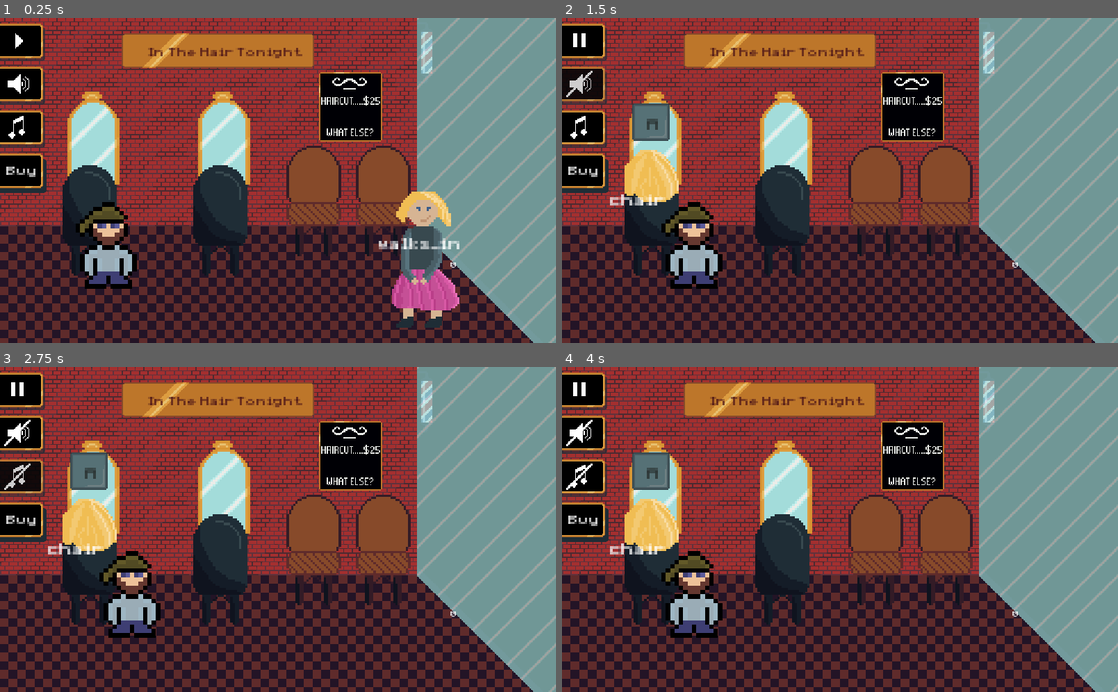
Above: before the commit, frames 1-4 (two rows, left to right).
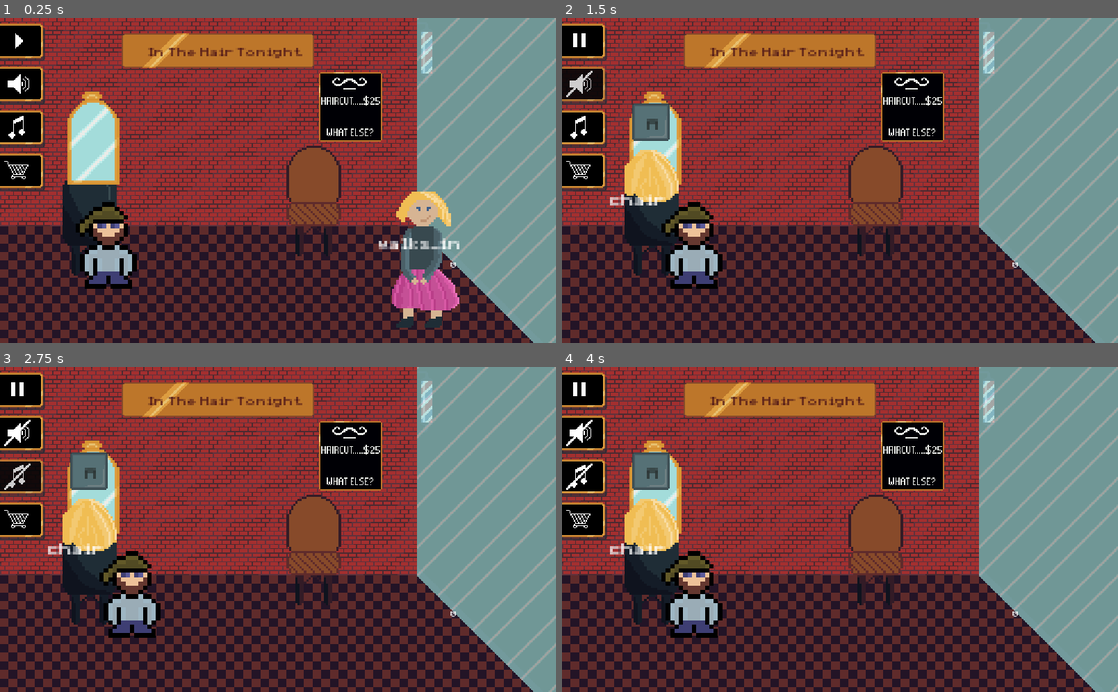
Above: after the commit, the same moments.

Repository: sdelay01/ld51
Game: Godot game, scene res://scenes/Game.tscn
Same seed, same stepped clock (60 frames per second), same inputs: the game is played once before the commit and once after it.
Inputs (mouse positions are in pixels of both pictures, inside the frame that each line leads up to):
- Up to frame 1 (0.25 s): no input
- Up to frame 2 (1.5 s): tap Enter at 0.5 s; move the mouse to (584, 40) at 0.52 s; hold Right (ui_right) 0.53-1.28 s; click (584, 40) at 0.67 s; move the mouse to (584, 83) at 1.27 s; hold Left (ui_left) from 1.28 s (still down); click (584, 83) at 1.42 s
- Up to frame 3 (2.75 s): tap Space at 2 s; move the mouse to (22, 477) at 2.02 s; release Left (ui_left) at 2.03 s; hold Right (ui_right) from 2.03 s (still down); click (22, 477) at 2.17 s
- Up to frame 4 (4 s): tap Enter at 2.75 s; move the mouse to (812, 594) at 2.77 s; click (812, 594) at 2.92 s; tap Space at 3.5 s; move the mouse to (1006, 578) at 3.52 s; release Right (ui_right) at 3.53 s; hold Left (ui_left) from 3.53 s (still down); click (1006, 578) at 3.67 s

The runs differ from the first frame. In frame 1, 6.8% of the frame differs, in the area x 0-74%, y 22-80%; in frame 2, 6.5%; in frame 3, 6.5%; in frame 4, 6.5%.

Commit message:
end of day one

Diff:
--- a/scenes/Blocs/Buy.gd
+++ /dev/null
@@ -1,4 +0,0 @@
-extends Node2D
-
-func setAmount(amount):
-	$Node2D/Label.text = "$" + str(amount)
--- a/scenes/Blocs/Buy.tscn
+++ /dev/null
@@ -1,32 +0,0 @@
-[gd_scene load_steps=4 format=2]
-
-[ext_resource path="res://scenes/Label.tscn" type="PackedScene" id=1]
-[ext_resource path="res://assets/ld51.png" type="Texture" id=2]
-[ext_resource path="res://scenes/Blocs/Money.gd" type="Script" id=3]
-
-[node name="Buy" type="Node2D"]
-position = Vector2( 0, 125 )
-script = ExtResource( 3 )
-
-[node name="Shadow" type="Sprite" parent="."]
-position = Vector2( 23, 17 )
-texture = ExtResource( 2 )
-region_enabled = true
-region_rect = Rect2( 0, 0, 64, 64 )
-
-[node name="BG" type="Sprite" parent="."]
-texture = ExtResource( 2 )
-centered = false
-region_enabled = true
-region_rect = Rect2( 0, 64, 64, 64 )
-
-[node name="Node2D" type="Node2D" parent="."]
-position = Vector2( 0, -17 )
-scale = Vector2( 1.5, 1.5 )
-
-[node name="Label" parent="Node2D" instance=ExtResource( 1 )]
-margin_left = 4.0
-margin_top = 17.0
-margin_right = 44.0
-margin_bottom = 40.0
-text = "Buy"
--- a/scenes/Blocs/Setting.tscn
+++ b/scenes/Blocs/Setting.tscn
@@ -6,6 +6,14 @@
 [sub_resource type="AtlasTexture" id=1]
 atlas = ExtResource( 2 )
 region = Rect2( 0, 192, 32, 32 )
+
+[sub_resource type="AtlasTexture" id=9]
+atlas = ExtResource( 2 )
+region = Rect2( 64, 192, 32, 32 )
+
+[sub_resource type="AtlasTexture" id=10]
+atlas = ExtResource( 2 )
+region = Rect2( 96, 192, 32, 32 )
 
 [sub_resource type="AtlasTexture" id=2]
 atlas = ExtResource( 2 )
@@ -32,6 +40,16 @@
 "frames": [ SubResource( 1 ) ],
 "loop": true,
 "name": "music_on",
+"speed": 5.0
+}, {
+"frames": [ SubResource( 9 ) ],
+"loop": true,
+"name": "buy_off",
+"speed": 5.0
+}, {
+"frames": [ SubResource( 10 ) ],
+"loop": true,
+"name": "buy_on",
 "speed": 5.0
 }, {
 "frames": [ SubResource( 2 ) ],
@@ -83,7 +101,7 @@
 
 [node name="Icon" type="AnimatedSprite" parent="."]
 frames = SubResource( 7 )
-animation = "music_off"
+animation = "buy_off"
 centered = false
 
 [node name="Area2D" type="Area2D" parent="."]
--- a/scenes/Salon.gd
+++ b/scenes/Salon.gd
@@ -15,9 +15,10 @@
 
 var CustomLabel = preload("res://scenes/Label.tscn")
 
-var Buy = preload("res://scenes/Blocs/Buy.tscn")
-var buy
+#var Buy = preload("res://scenes/Blocs/Buy.tscn")
+#var buy
 var Setting = preload("res://scenes/Blocs/Setting.tscn")
+var buyOpen = false
 
 var Customer = preload("res://scenes/Customer.tscn")
 var customers = []
@@ -30,8 +31,10 @@
 var Bulle = preload("res://scenes/Bulle.tscn")
 var bulle
 
+var furnitureNode2D # Node2D for all seats and chairs and mirrors
 var chairs = []
 var seats = []
+var tempObjects = []
 
 var objectives = [
 	"first_haircut",
@@ -55,10 +58,14 @@
 	title.position = Vector2(200, 30)
 	add_child(title)
 
-	add_chair(1)
-	add_chair(2) # TODO when buying
-	add_seat(1)
-	add_seat(2) # TODO when buying
+	furnitureNode2D = Node2D.new()
+	add_child(furnitureNode2D)
+
+	chairs.push_back(add_chair(1, false, furnitureNode2D))
+	add_mirror(1, furnitureNode2D)
+	#add_chair(2) # TODO when buying
+	seats.push_back(add_seat(1, false, furnitureNode2D))
+	#add_seat(2) # TODO when buying
 
 	eugene = Eugene.instance()
 	add_child(eugene)
@@ -69,9 +76,6 @@
 	money.setAmount(moneyAmount)
 	#add_child(money)
 
-	buy = Buy.instance()
-	add_child(buy)
-
 	customersNode = Node2D.new()
 	add_child(customersNode)
 
@@ -85,7 +89,7 @@
 	tuto_completed()
 
 func prepareButtons():
-	var t = ["pause", "sound", "music"]
+	var t = ["pause", "sound", "music", "buy"]
 	var index = 0
 	for butt in t:
 		var button = Setting.instance()
@@ -104,6 +108,23 @@
 
 func trigger_music():
 	emit_signal("toggle_music")
+
+func trigger_buy():
+	if buyOpen:
+		overlay.queue_free()
+		for temp in tempObjects:
+			temp.queue_free()
+		tempObjects = []
+	else:
+		overlay = Overlay.instance()
+		overlay.modulate.a = 0.8
+		add_child(overlay)
+		if chairs.size() == 1:
+			tempObjects.push_back(add_mirror(2, overlay))
+			tempObjects.push_back(add_chair(2, true, overlay))
+		if seats.size() == 1:
+			tempObjects.push_back(add_seat(2, true, overlay))
+	buyOpen = !buyOpen
 
 func open_overlay():
 	overlay = Overlay.instance()
@@ -138,7 +159,6 @@
 	add_child(counter)
 	add_customer()
 	prepareButtons()
-
 
 func on_counter_timeout():
 	add_customer()
@@ -215,18 +235,57 @@
 		if s.isFree: return s
 	return false
 
-func add_chair(rank):
+func add_chair(_rank, _withPriceTag, _parent):
+	var c = Chair.instance()
+	_parent.add_child(c)
+	c.position = Vector2(_rank * 120 - 100, 120)
+	if _withPriceTag:
+		var priceTag = add_price("$150", Vector2(0,0), "chair")
+		c.add_child(priceTag)
+	return c
+
+func add_mirror(_rank, _parent):
 	var m = Mirror.instance()
-	add_child(m)
-	m.position = Vector2(rank * 120 - 100, 60)
-
-	var c = Chair.instance()
-	add_child(c)
-	c.position = Vector2(rank * 120 - 100, 120)
-	chairs.push_back(c)
-
-func add_seat(rank):
+	_parent.add_child(m)
+	m.position = Vector2(_rank * 120 - 100, 60)
+	return m
+
+func add_seat(_rank, _withPriceTag, _parent):
 	var s = Seat.instance()
-	s.position = Vector2(160 + rank * 64, 100)
-	add_child(s)
-	seats.push_back(s)
+	s.position = Vector2(160 + _rank * 64, 100)
+	_parent.add_child(s)
+	if _withPriceTag:
+		var priceTag = add_price("$100", Vector2(0,0), "seat")
+		s.add_child(priceTag)
+	return s
+
+func add_price(_text, _pos, _type):
+	var cl = CustomLabel.instance()
+	var n2 = Node2D.new()
+	n2.add_child(cl)
+	cl.text = _text
+	n2.position = _pos
+	n2.add_child(add_buying_click(_type))
+	return n2
+
+func add_buying_click(_type):
+	var a2 = Area2D.new()
+	var c2 = CollisionShape2D.new()
+	var sc2 = CapsuleShape2D.new()
+	sc2.radius = 30
+	sc2.height = 50
+	c2.position = Vector2(64, 64)
+	c2.shape = sc2
+	a2.add_child(c2)
+	a2.connect("input_event", self, "on_click_buy", [_type])
+	return a2
+
+func on_click_buy(_viewport, event, _shape_idx, _type):
+	if event is InputEventMouseButton and event.pressed and event.button_index == BUTTON_LEFT:
+		if _type == "seat":
+			trigger_buy()
+			add_seat(2, false, furnitureNode2D)
+		if _type == "chair":
+			trigger_buy()
+			add_mirror(2, furnitureNode2D)
+			add_chair(2, false, furnitureNode2D)
Binary file changed: assets/ld51.aseprite
Binary file changed: assets/ld51.png
Not shown: 1 places in scenes/Blocs/Setting.tscn that only renumber resources
Not shown, changed: Readme.md
